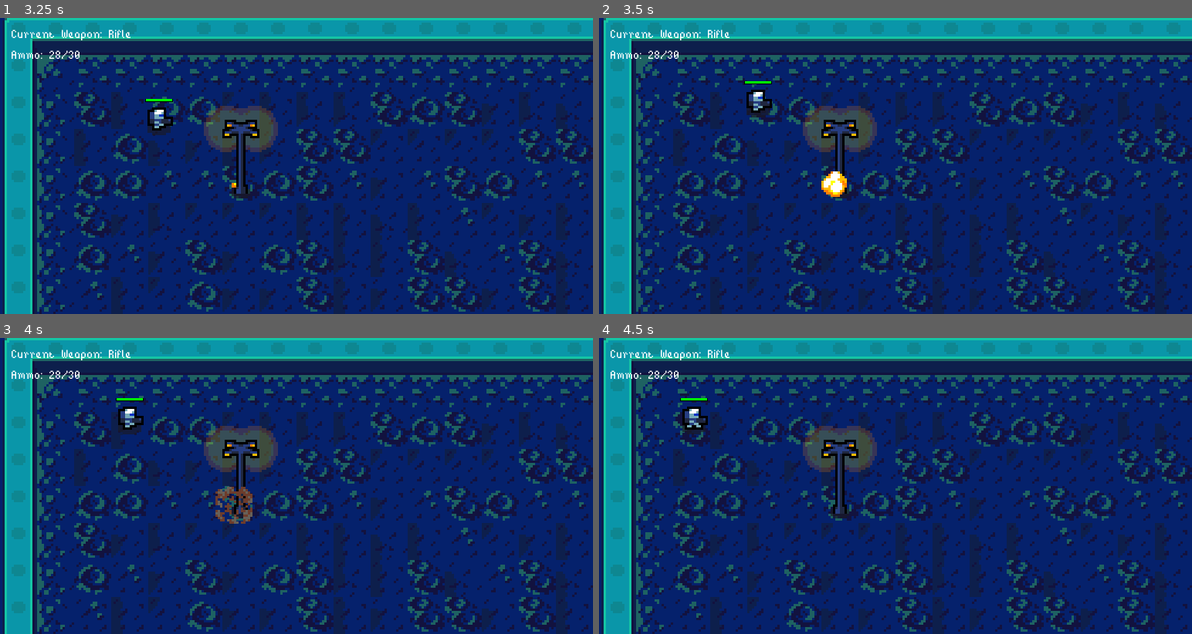
Above: before the commit, frames 1-4 (two rows, left to right).
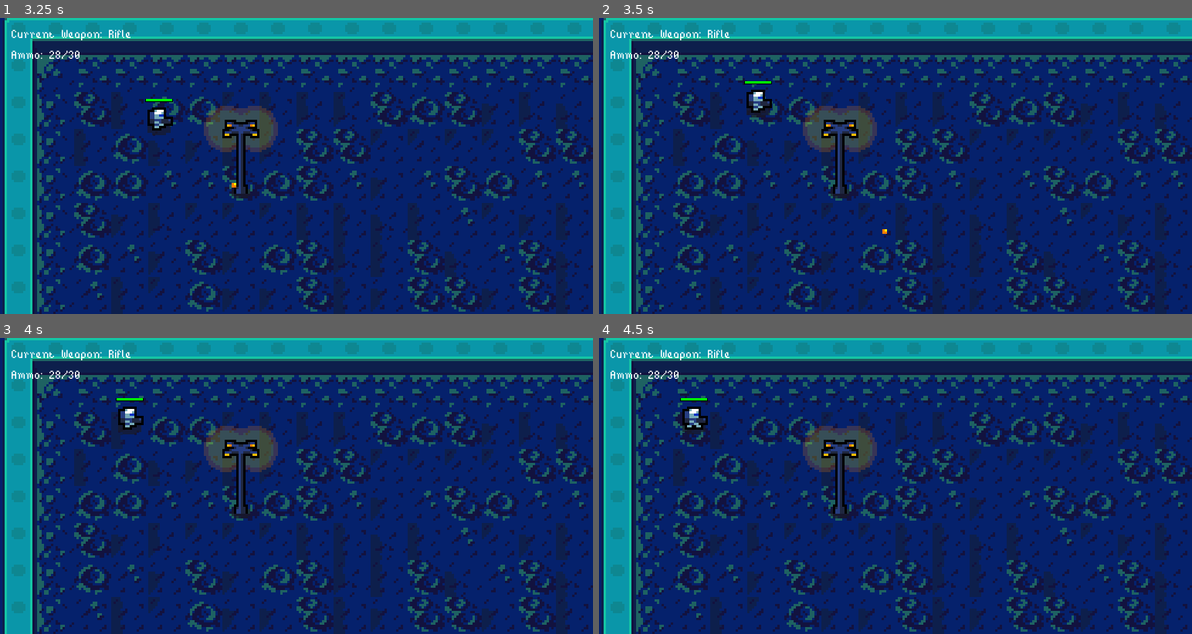
Above: after the commit, the same moments.

Repository: Gui-dev/topdown-shooter
Game: Godot game, scene res://scenes/management/game_level.tscn
Two runs of this game, one before a commit and one after it. Both use one fixed random seed, a clock stepped at 60 frames per second and the inputs below.
Inputs (mouse positions are in pixels of both pictures, inside the frame that each line leads up to):
- Up to frame 1 (3.25 s): move the mouse to (426, 151) at 0.52 s; hold Right (ui_right) 0.53-1.28 s; click (426, 151) at 0.67 s; tap Space (ui_select) at 0.77, 1.52, 3.02 s; move the mouse to (177, 180) at 1.27 s; hold Down (ui_down) 1.28-2.03 s; move the mouse to (355, 100) at 2.02 s; hold Right (ui_right) 2.03-2.78 s; move the mouse to (266, 225) at 2.77 s; hold Up (ui_up) from 2.78 s (still down); click (266, 225) at 2.92 s
- Up to frame 2 (3.5 s): keep holding Up (ui_up)
- Up to frame 3 (4 s): move the mouse to (474, 530) at 3.52 s; release Up (ui_up) at 3.53 s; hold Left (ui_left) from 3.53 s (still down); tap Space (ui_select) at 3.77 s
- Up to frame 4 (4.5 s): keep holding Left (ui_left); move the mouse to (717, 441) at 4.27 s

Frame 1 is identical in both runs. In frame 2, 0.3% of the frame differs, in the area x 37-49%, y 51-73%; in frame 3, 0.4%, in the area x 36-43%, y 50-63%; in frame 4, nothing differs.
Error before the commit: Invalid get index 'damage' (on base: 'KinematicBody2D (soldier.gd)'). (res://scripts/environments/hitbox_area.gd:42)

Commit message:
feat: add layers and masks

Diff:
--- a/project.godot
+++ b/project.godot
@@ -29,6 +29,11 @@
 "language": "GDScript",
 "path": "res://scripts/enemies/enemy.gd"
 }, {
+"base": "HitboxArea",
+"class": "EnemyHitBox",
+"language": "GDScript",
+"path": "res://scripts/enemies/enemy_hitbox_area.gd"
+}, {
 "base": "Node2D",
 "class": "GameLevel",
 "language": "GDScript",
@@ -39,6 +44,11 @@
 "language": "GDScript",
 "path": "res://scripts/player/grenade.gd"
 }, {
+"base": "TextureProgress",
+"class": "HealthBar",
+"language": "GDScript",
+"path": "res://scripts/environments/health_bar.gd"
+}, {
 "base": "Area2D",
 "class": "HitboxArea",
 "language": "GDScript",
@@ -48,6 +58,11 @@
 "class": "Interface",
 "language": "GDScript",
 "path": "res://scripts/management/interface.gd"
+}, {
+"base": "YSort",
+"class": "LayeredObjects",
+"language": "GDScript",
+"path": "res://scripts/management/layered_objects.gd"
 }, {
 "base": "Node",
 "class": "MoveState",
@@ -69,10 +84,13 @@
 "BaseProjectile": "",
 "Effect": "",
 "Enemy": "",
+"EnemyHitBox": "",
 "GameLevel": "",
 "Grenade": "",
+"HealthBar": "",
 "HitboxArea": "",
 "Interface": "",
+"LayeredObjects": "",
 "MoveState": "",
 "Soldier": "",
 "SoldierTexture": ""
@@ -129,6 +147,12 @@
  ]
 }
 
+[layer_names]
+
+2d_physics/layer_1="Map"
+2d_physics/layer_2="Player"
+2d_physics/layer_3="Enemy"
+
 [physics]
 
 common/enable_pause_aware_picking=true
--- a/scenes/combat/hitbox_area.tscn
+++ b/scenes/combat/hitbox_area.tscn
@@ -3,7 +3,7 @@
 [ext_resource path="res://scripts/environments/hitbox_area.gd" type="Script" id=1]
 
 [sub_resource type="RectangleShape2D" id=9]
-extents = Vector2( 5, 5 )
+extents = Vector2( 5.5, 4.5 )
 
 [node name="hitbox_area" type="Area2D"]
 script = ExtResource( 1 )
--- a/scenes/enemies/enemy.tscn
+++ b/scenes/enemies/enemy.tscn
@@ -1,10 +1,13 @@
-[gd_scene load_steps=4 format=2]
+[gd_scene load_steps=5 format=2]
 
 [ext_resource path="res://scenes/combat/health_bar.tscn" type="PackedScene" id=1]
 [ext_resource path="res://scripts/enemies/enemy.gd" type="Script" id=2]
 [ext_resource path="res://scenes/combat/hitbox_area.tscn" type="PackedScene" id=3]
+[ext_resource path="res://scripts/enemies/enemy_hitbox_area.gd" type="Script" id=4]
 
 [node name="Enemy" type="KinematicBody2D" groups=["enemy"]]
+collision_layer = 4
+collision_mask = 2
 script = ExtResource( 2 )
 
 [node name="texture" type="Sprite" parent="."]
@@ -22,6 +25,9 @@
 one_shot = true
 
 [node name="hitbox_area" parent="." instance=ExtResource( 3 )]
+collision_layer = 0
+collision_mask = 2
+script = ExtResource( 4 )
 
 [connection signal="screen_entered" from="notifier" to="." method="_on_notifier_screen_entered"]
 [connection signal="screen_exited" from="notifier" to="." method="_on_notifier_screen_exited"]
--- a/scenes/enemies/spider.tscn
+++ b/scenes/enemies/spider.tscn
@@ -1,10 +1,10 @@
-[gd_scene load_steps=6 format=2]
+[gd_scene load_steps=8 format=2]
 
 [ext_resource path="res://scenes/enemies/enemy.tscn" type="PackedScene" id=1]
 [ext_resource path="res://assets/robots/spider.png" type="Texture" id=2]
 
 [sub_resource type="RectangleShape2D" id=3]
-extents = Vector2( 8, 7.5 )
+extents = Vector2( 4, 2.5 )
 
 [sub_resource type="Animation" id=1]
 length = 0.001
@@ -38,6 +38,47 @@
 "values": [ 5, 6, 7, 8 ]
 }
 
+[sub_resource type="GDScript" id=10]
+script/source = "extends HitboxArea
+class_name EnemyHitBox
+
+
+const DeathEffect: PackedScene = preload('res://scenes/effects/death_effect.tscn')
+
+
+func update_health(damage:int, _type: String) -> void:
+  health -= damage
+  health_bar.update_value(health)
+
+  if health <= 0:
+    spawn_effect()
+    get_parent().kill()
+
+
+func spawn_effect() -> void:
+  var death_effect = DeathEffect.instance()
+  death_effect.global_position = global_position
+  get_tree().root.call_deferred('add_child', death_effect)
+
+
+func _on_hitbox_area_entered(area: Area2D) -> void:
+  if area.name == 'hitbox_area':
+    return
+
+  area.kill()
+  update_health(area.damage, '')
+
+
+func _on_hitbox_area_body_entered(_body: Node) -> void:
+  pass
+#  if body is Soldier:
+#    update_health(body.damage, 'decrease')
+#    body.set_collision()
+"
+
+[sub_resource type="RectangleShape2D" id=11]
+extents = Vector2( 7.5, 6.5 )
+
 [node name="Spider" instance=ExtResource( 1 )]
 attack_cooldown = 3.0
 damage = 4
@@ -53,6 +94,7 @@
 [node name="collision" parent="." index="1"]
 position = Vector2( 0, -0.5 )
 shape = SubResource( 3 )
+disabled = false
 
 [node name="animation" parent="." index="3"]
 autoplay = "walk"
@@ -60,4 +102,12 @@
 anims/walk = SubResource( 2 )
 
 [node name="notifier" parent="." index="4"]
-scale = Vector2( 0.8, 0.7 )
+scale = Vector2( 0.7, 0.6 )
+
+[node name="hitbox_area" parent="." index="6"]
+script = SubResource( 10 )
+health = 10
+
+[node name="collision" type="CollisionShape2D" parent="hitbox_area" index="0"]
+position = Vector2( 0.5, -0.5 )
+shape = SubResource( 11 )
--- a/scenes/player/assault.tscn
+++ b/scenes/player/assault.tscn
@@ -34,19 +34,82 @@
 } ]
 }
 
+[sub_resource type="GDScript" id=10]
+script/source = "extends Area2D
+class_name HitboxArea
+
+
+var on_hit: bool = false
+var on_death: bool = false
+var max_health_value: int
+export(int) var health
+export(NodePath) onready var texture = get_node(texture) as Sprite
+export(NodePath) onready var health_bar = get_node(health_bar) as TextureProgress
+
+
+func _ready() -> void:
+  max_health_value = health
+  health_bar.init_bar(health)
+
+
+func update_health(value: int, type: String) -> void:
+  match type:
+    'decrease':
+      health -= value
+    'increase':
+      health = clamp(health + value, 0, max_health_value)
+      health_bar.update_value(health)
+      return
+
+  health_bar.update_value(health)
+
+  if health <= 0:
+    texture.action_behavior('death')
+    return
+
+  texture.action_behavior('hit')
+
+
+
+func _on_hitbox_area_entered(_area: Area2D) -> void:
+  pass # Replace with function body.
+
+
+func _on_hitbox_area_body_entered(body: Node) -> void:
+  if body is Enemy:
+    print('Colidiu...')
+    update_health(body.damage, 'decrease')
+    body.set_collision()
+"
+
+[sub_resource type="RectangleShape2D" id=11]
+extents = Vector2( 5.5, 4.5 )
+
 [node name="Assault" instance=ExtResource( 2 )]
 
 [node name="texture" parent="." index="0"]
 texture = ExtResource( 1 )
 
+[node name="collision" parent="." index="1"]
+position = Vector2( 0, -0.5 )
+
 [node name="animation" parent="." index="2"]
 anims/fire = SubResource( 1 )
 
 [node name="hitbox_area" parent="." index="3"]
+script = SubResource( 10 )
 health = 15
+
+[node name="collision" type="CollisionShape2D" parent="hitbox_area" index="0"]
+position = Vector2( 0.5, -0.5 )
+shape = SubResource( 11 )
 
 [node name="projectile_spawner" parent="." index="4"]
 position = Vector2( 0, 1 )
+
+[node name="health_bar" parent="." index="7"]
+max_value = 10.0
+value = 10.0
 
 [node name="move" parent="states" index="0"]
 walk_speed = 30
--- a/scenes/player/projectile/base_projectile.tscn
+++ b/scenes/player/projectile/base_projectile.tscn
@@ -3,6 +3,8 @@
 [ext_resource path="res://scripts/player/projectile.gd" type="Script" id=1]
 
 [node name="BaseProjectile" type="Area2D"]
+collision_layer = 2
+collision_mask = 4
 script = ExtResource( 1 )
 
 [node name="texture" type="Sprite" parent="."]
--- a/scenes/player/soldier.tscn
+++ b/scenes/player/soldier.tscn
@@ -8,7 +8,7 @@
 [ext_resource path="res://scenes/combat/hitbox_area.tscn" type="PackedScene" id=6]
 
 [sub_resource type="RectangleShape2D" id=7]
-extents = Vector2( 5, 5 )
+extents = Vector2( 5, 3.5 )
 
 [sub_resource type="Animation" id=1]
 length = 0.001
@@ -167,6 +167,7 @@
 }
 
 [node name="Soldier" type="KinematicBody2D"]
+collision_layer = 2
 script = ExtResource( 1 )
 
 [node name="texture" type="Sprite" parent="."]
@@ -190,6 +191,8 @@
 anims/walk = SubResource( 3 )
 
 [node name="hitbox_area" parent="." instance=ExtResource( 6 )]
+collision_layer = 0
+collision_mask = 4
 
 [node name="projectile_spawner" type="Position2D" parent="."]
 
--- /dev/null
+++ b/scripts/enemies/enemy_hitbox_area.gd
@@ -0,0 +1,32 @@
+extends HitboxArea
+class_name EnemyHitBox
+
+
+const DeathEffect: PackedScene = preload('res://scenes/effects/death_effect.tscn')
+
+
+func update_health(damage:int, _type: String) -> void:
+  health -= damage
+  health_bar.update_value(health)
+
+  if health <= 0:
+    spawn_effect()
+    get_parent().kill()
+
+
+func spawn_effect() -> void:
+  var death_effect = DeathEffect.instance()
+  death_effect.global_position = global_position
+  get_tree().root.call_deferred('add_child', death_effect)
+
+
+func _on_hitbox_area_entered(area: Area2D) -> void:
+  if area.name == 'hitbox_area':
+    return
+
+  area.kill()
+  update_health(area.damage, '')
+
+
+func _on_hitbox_area_body_entered(_body: Node) -> void:
+  pass
--- a/scripts/environments/hitbox_area.gd
+++ b/scripts/environments/hitbox_area.gd
@@ -39,5 +39,6 @@
 
 
 func _on_hitbox_area_body_entered(body: Node) -> void:
-  update_health(body.damage, 'decrease')
-  body.set_collision()
+  if body is Enemy:
+    update_health(body.damage, 'decrease')
+    body.set_collision()
Not shown: 1 places in scenes/player/assault.tscn that only renumber resources
